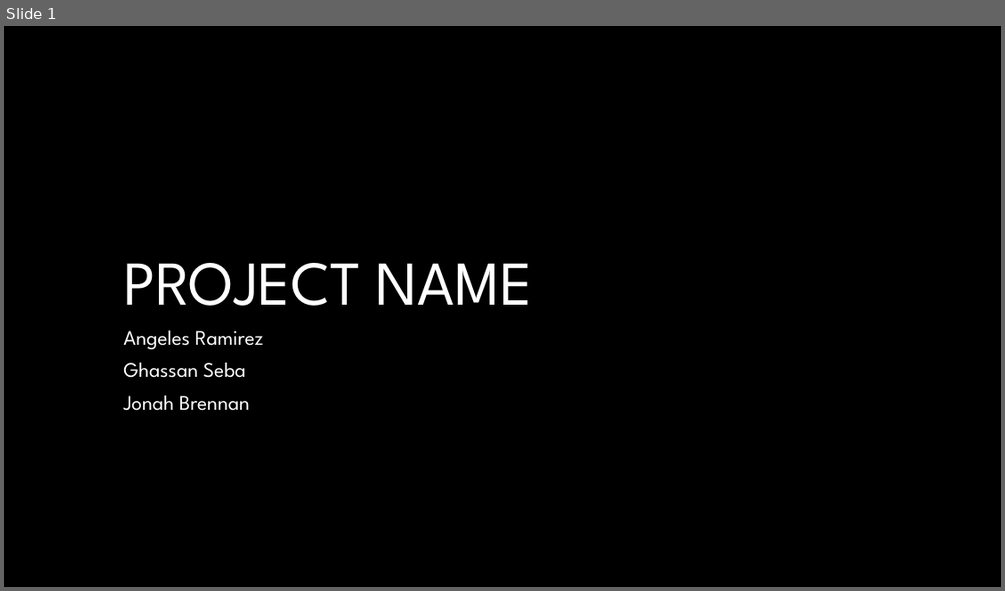
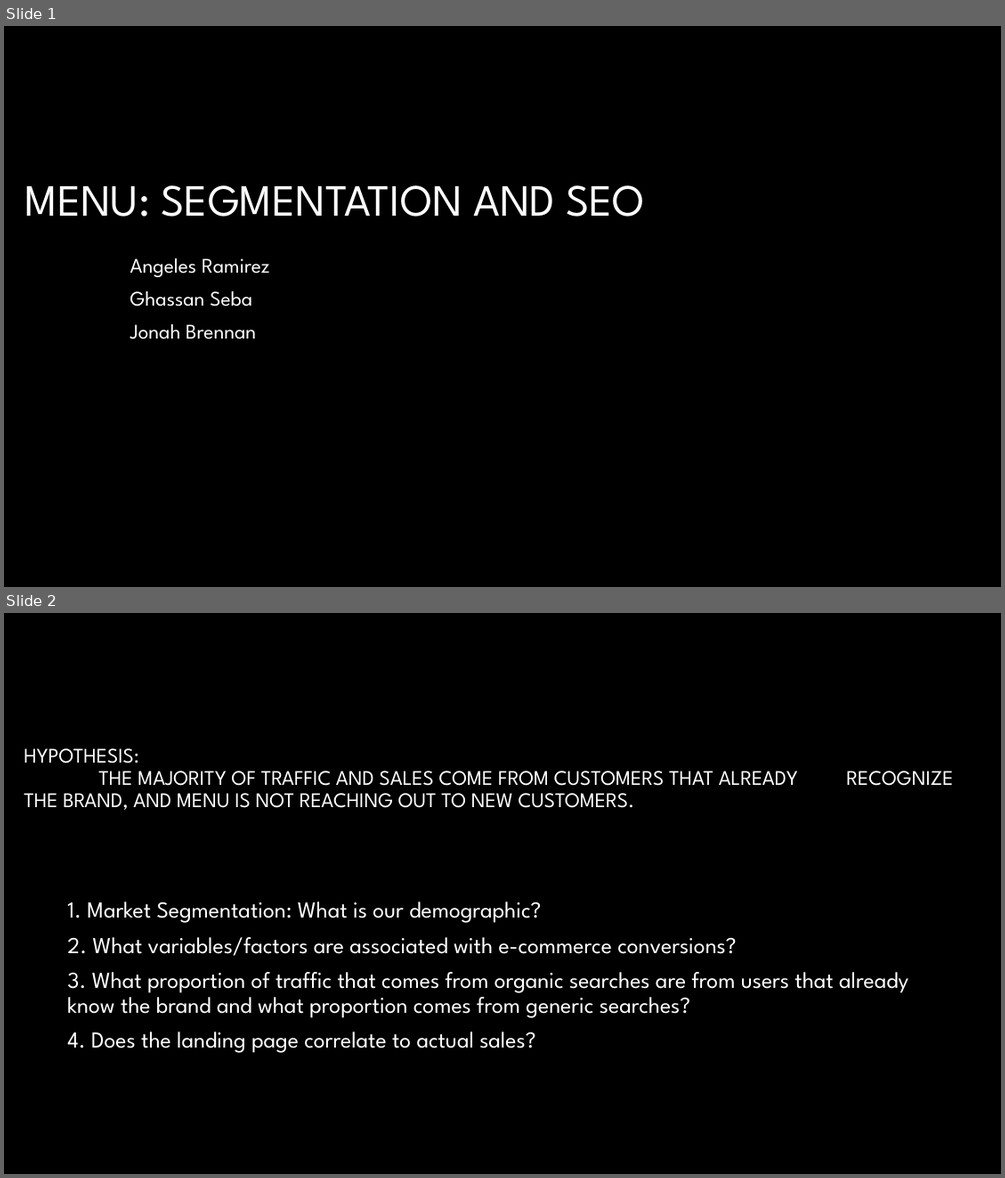
Before and after one commit to gseba/jaguars_project, a slide deck: Jaguars_Project_PPT.pptx. Shown one above the other, each under a label of ours: slide 1 before the commit, slides 1 and 2 after it. The pictures are 1005x591 and 1005x1178 pixels, drawn with LibreOffice and Linux fonts; fonts in the diff are those of the drawing; background and template pictures are left out. Boxes give left, top, right and bottom in pixels: in the first picture for what was removed or moved away, otherwise in the second. Text is boxed around its words. In the diff, an @@ line names an element or a change of style, - is before the commit and + after.

Commit message:
project scope update

```diff
--- a/Jaguars_Project_PPT.pptx
+++ b/Jaguars_Project_PPT.pptx
@@ slide 2 added at (4, 613, 1001, 1174), background #000000 @@
@@ title added at (24, 748, 798, 810), 20 pt, text #FFFFFF @@
+HYPOTHESIS:
+THE MAJORITY OF TRAFFIC AND SALES COME FROM CUSTOMERS THAT ALREADY RECOGNIZE THE BRAND, AND MENU IS NOT REACHING OUT TO NEW CUSTOMERS.
@@ text added at (67, 901, 908, 1053), 22 pt, text #FFFFFF @@
+1. Market Segmentation: What is our demographic?
+2. What variables/factors are associated with e-commerce conversions?
+3. What proportion of traffic that comes from organic searches are from users that already know the brand and what proportion comes from generic searches?
+4. Does the landing page correlate to actual sales?
@@ slide 1 changed as well @@
@@ title at (25, 185, 645, 216): text changed; size 60 to 43 pt @@
-PROJECT NAME
+MENU: SEGMENTATION AND SEO
@@ subtitle "Angeles Ramirez": place and size @@
-subtitle "Angeles Ramirez" at (123, 330, 264, 410)
+subtitle "Angeles Ramirez" at (130, 258, 270, 339)
```
Also in this commit, not shown: 6 other slides added, 7 slides removed, 1 other file.
